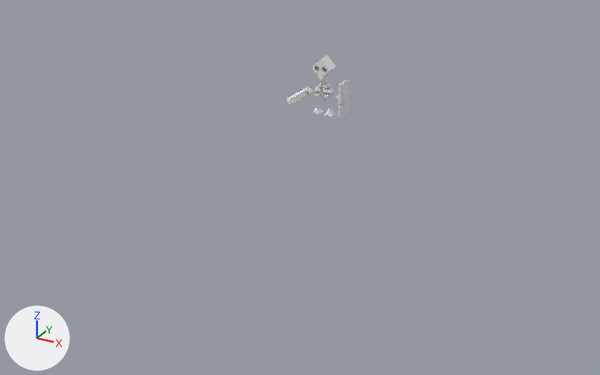
The Blender file Unity/Assets/Personagem/Esqueleto/Esqueleto.blend, before and after one commit.
Both versions are drawn from a 50 mm camera at (18.7, -36.4, 14.1) aimed at (-0.4, -1.8, -3.2). Lighting does not change. The marker at lower left points along +X, +Y and +Z.

The scene before the commit, as lines of its bpy script (objects in view):
```python
me_cube_001 = bpy.data.meshes.new('Cube.001')
me_cube_001.from_pydata(...)  # 21 vertices, 19 faces; spans x -0.65..0.65, y -9.08..5.08, z -0.57..0.58
# faces by material slot: [11, 8]
me_cube_001.materials.append(mat_lancacabo01)  # white #ffffff
me_cube_001.materials.append(mat_lancaponta01)  # white #e7e7e7
me_cube_002 = bpy.data.meshes.new('Cube.002')
me_cube_002.from_pydata(...)  # 52 vertices, 36 faces; spans x -0.7..0.7, y -13.0..27.0, z -1.2..1.0
# faces by material slot: [25, 11]
me_cube_002.materials.append(mat_espada01)  # white #ffffff
me_cube_002.materials.append(mat_espadacabo01)  # white #e7e7e7
me_cube_015 = bpy.data.meshes.new('Cube.015')
me_cube_015.from_pydata(...)  # 204 vertices, 150 faces; spans x -3.04..3.04, y -0.96..1.04, z -0.02..7.53
me_cube_015.materials.append(mat_corpo)  # its picture is missing
me_plane = bpy.data.meshes.new('Plane')
me_plane.from_pydata(...)  # a box spanning x -1.0..1.0, y -1.0..1.0, z -0.38..0.0
ob_corpo = bpy.data.objects.new('Corpo', me_cube_015)
ob_corpo.location = (0.03, 0.0, 0.4)
ob_corpo.scale = (0.393, 0.393, 0.393)
ob_espada01 = bpy.data.objects.new('Espada01', me_cube_002)
ob_espada01.location = (-0.94, -0.36, 1.43)
ob_espada01.rotation_euler = (0.0, 0.0, -3.142)  # degrees (0, 0, -180)
ob_espada01.scale = (0.163, 0.0588, 0.163)
ob_lanca01 = bpy.data.objects.new('Lanca01', me_cube_001)
ob_lanca01.location = (0.0, 0.0, 0.0)
ob_lanca01.hide_set(True)  # its collection is switched off
ob_plane = bpy.data.objects.new('Plane', me_plane)
ob_plane.location = (0.03, 0.02, 0.39)
ob_plane.scale = (10.4, 10.4, 10.4)
ob_plane.hide_set(True)  # its collection is switched off
```
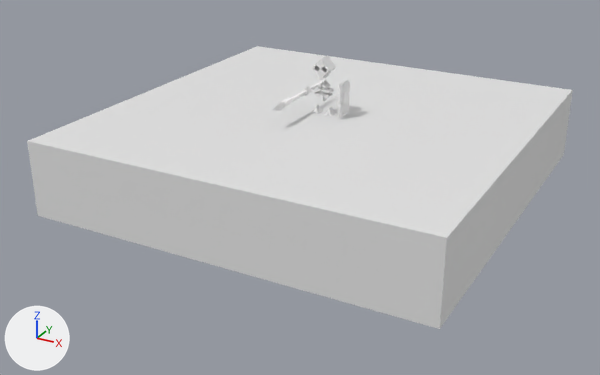
Where the change shows, as pixel boxes [x1, y1, x2, y2] in the pictures (600 x 375 px):
'Plane', shown: after [27, 46, 573, 329]
'Lanca01', shown: after [272, 80, 325, 111]
'Espada01', hidden: before [287, 88, 312, 104]

The edits, one by one:
Object 'Espada01' (ob_espada01) turns from (0, 0, -180) to (0, 0, 0) degrees about x, y and z.
Object 'Espada01' (ob_espada01) is rescaled from (0.163, 0.0588, 0.163) to (1.0, 1.0, 1.0).
Object 'Espada01' (ob_espada01) moves from (-0.94, -0.36, 1.43) to (0.0, 0.0, 0.0).
Object 'Espada01' (ob_espada01) is now hidden.
Object 'Lanca01' (ob_lanca01) is now shown.
Object 'Plane' (ob_plane) is now shown.
